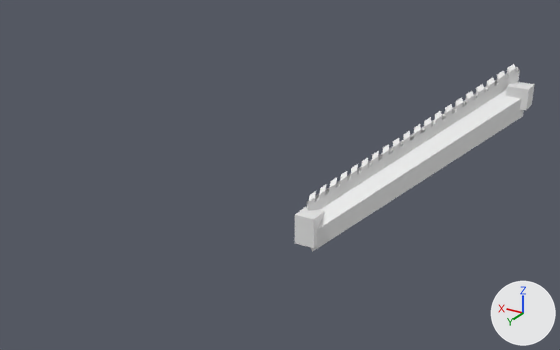
The Blender file Guillaume/castle.blend, before and after one commit.
Rendered twice from a 50 mm camera at (-30.9, 56.8, 34.5) aimed at (2.2, 1.7, 6.9). Arrows for +X, +Y and +Z are at lower right; the lights stay in place.
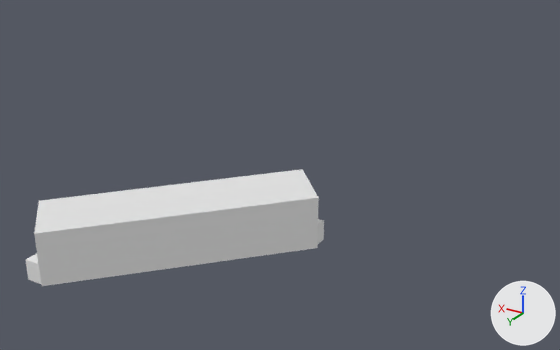
The newer file is also turned or shifted as a whole; pictures and numbers use the older file's frame.

Edits to the bpy script that builds the scene:
```text
Add mat_material:
    mat_material = diffuse_material('Material')
    mat_material.base_color = (0.8, 0.8, 0.8)  # white #e7e7e7
Change me_cube_001:
    used by ob_cube; location = (0.03, -0.05, -0.04); scale = (1.0, 1.0, 1.48)
    remove me_cube_001.from_pydata(...)  # 8 vertices, 6 faces; spans x -1.0..1.0, y -1.0..1.0, z 0.01..2.01
    add me_cube_001.from_pydata(...)  # 8 vertices, 6 faces; spans x -1.0..1.0, y -1.0..1.0, z 0.01..1.36
    me_cube_001 part 1
    4 vertices are removed from x -1.0..1.0, y -1.0..1.0, z 2.01
    5 faces are deleted
    4 vertices are added at (1.0, 1.0, 1.36), (1.0, -1.0, 1.36), (-1.0, -1.0, 1.36), (-1.0, 1.0, 1.36)
    5 new faces join them
    add me_cube_001.materials.append(mat_material)  # white #e7e7e7
Add me_cube_001_1:
    me_cube_001_1.from_pydata(...)  # a box spanning x -1.0..1.0, y -1.0..1.0, z -1.0..1.0
    me_cube_001_1.materials.append(mat_material)  # white #e7e7e7
Add me_wallgeneratormesh_003:
    me_wallgeneratormesh_003.from_pydata([(19.6, 14.2, -0.8), (15.5, 18.6, -1.0), (19.6, 14.2, 4.2), (15.5, 18.6, 4.0), (2.1, -2.2, 0.1), (-2.1, 2.2, -0.1), (2.1, -2.2, 5.1), (-2.1, 2.2, 4.9)], [], [(0, 1, 3, 2), (4, 6, 7, 5), (0, 2, 6, 4), (1, 5, 7, 3), (0, 4, 5, 1), (2, 3, 7, 6)])
Remove ob_wallgenerator_001:
    ob_wallgenerator_001 = bpy.data.objects.new('WallGenerator.001', me_wallgeneratormesh_004)
    ob_wallgenerator_001.location = (0.0, 0.0, 0.0)
Remove ob_cube_002:
    ob_cube_002 = bpy.data.objects.new('Cube.002', me_cube_003)
    ob_cube_002.location = (-14.2, -14.52, 11.5)
Add ob_cube_001:
    ob_cube_001 = bpy.data.objects.new('Cube.001', me_cube_001_1)
    ob_cube_001.location = (17.56, 16.38, 0.08)
Add ob_wallgenerator:
    ob_wallgenerator = bpy.data.objects.new('WallGenerator', me_wallgeneratormesh_003)
    ob_wallgenerator.location = (0.03, -0.05, 0.97)
```

Pixel boxes [x1, y1, x2, y2] of what changed, in the pictures (560 x 350 px):
'WallGenerator', added: after [34, 169, 319, 286]
'WallGenerator.001', deleted: before [307, 64, 524, 252]
'Cube', reshaped: before [295, 207, 324, 248]; after [318, 219, 324, 244]
'Cube.002', deleted: before [506, 82, 535, 110]
'Cube.001', added: after [26, 254, 41, 284]
